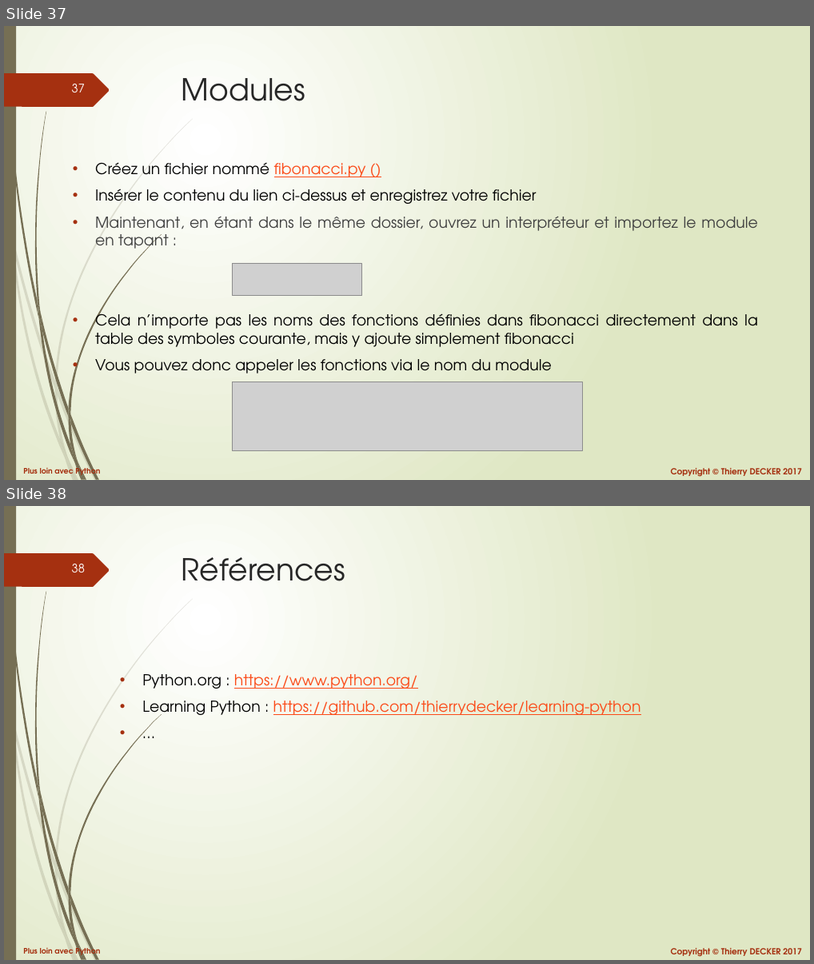
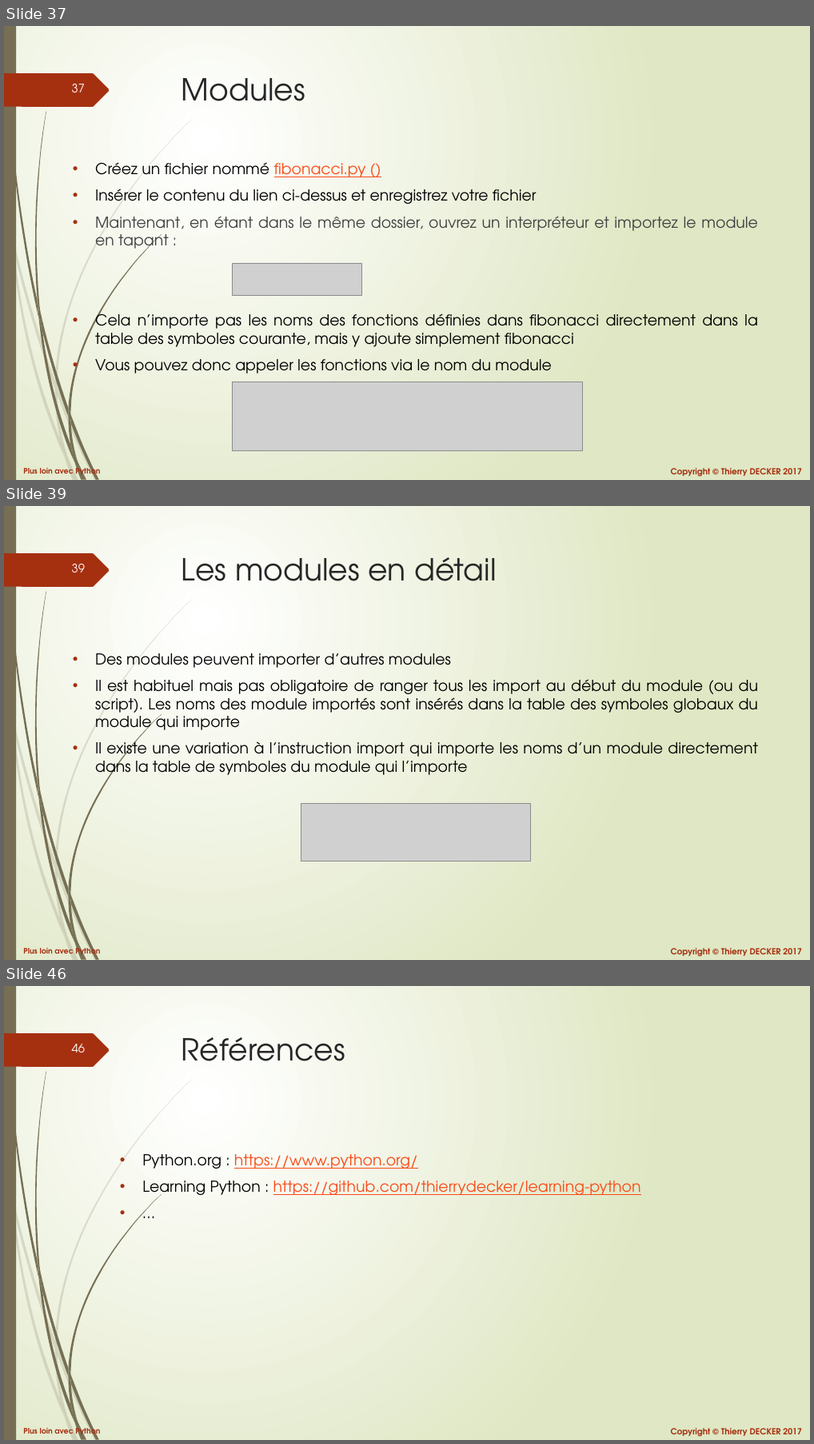
Before and after one commit to VikmanTheRacoon/learning-python, a slide deck: documentations/python-102.pptx. Shown one above the other, each under a label of ours: slides 37 and 38 before the commit, slides 37, 39 and 46 after it; the slides between them are not shown. The pictures are 814x964 and 814x1444 pixels, drawn with LibreOffice and Linux fonts; fonts in the diff are those of the drawing; grey boxes stand for pictures. Boxes give left, top, right and bottom in pixels: in the first picture for what was removed or moved away, otherwise in the second. Text is boxed around its words. In the diff, an @@ line names an element or a change of style, - is before the commit and + after.

```diff
--- a/documentations/python-102.pptx
+++ b/documentations/python-102.pptx
@@ slide 39 added at <box>4,506,810,960</box>, background gradient #FFFFFF to #DFE8C4; not listed: 27 template elements that a slide beside it also shows @@
@@ title added at <box>182,557,496,581</box>, 36 pt, text #262626 @@
+Les modules en détail
@@ text added at <box>95,653,758,779</box>, 18 pt, text #000000 @@
+• Des modules peuvent importer d’autres modules
+• Il est habituel mais pas obligatoire de ranger tous les import au début du module (ou du script). Les noms des module importés sont insérés dans la table des symboles globaux du module qui importe
+• Il existe une variation à l’instruction import qui importe les noms d’un module directement dans la table de symboles du module qui l’importe
@@ picture added at <box>301,804,530,861</box> @@
@@ what was slide 38 is now slide 46 @@
@@ page number at <box>72,1044,85,1052</box>: text changed @@
-38
+46
```
Also in this commit, not shown: 7 other slides added, 1 other file.
